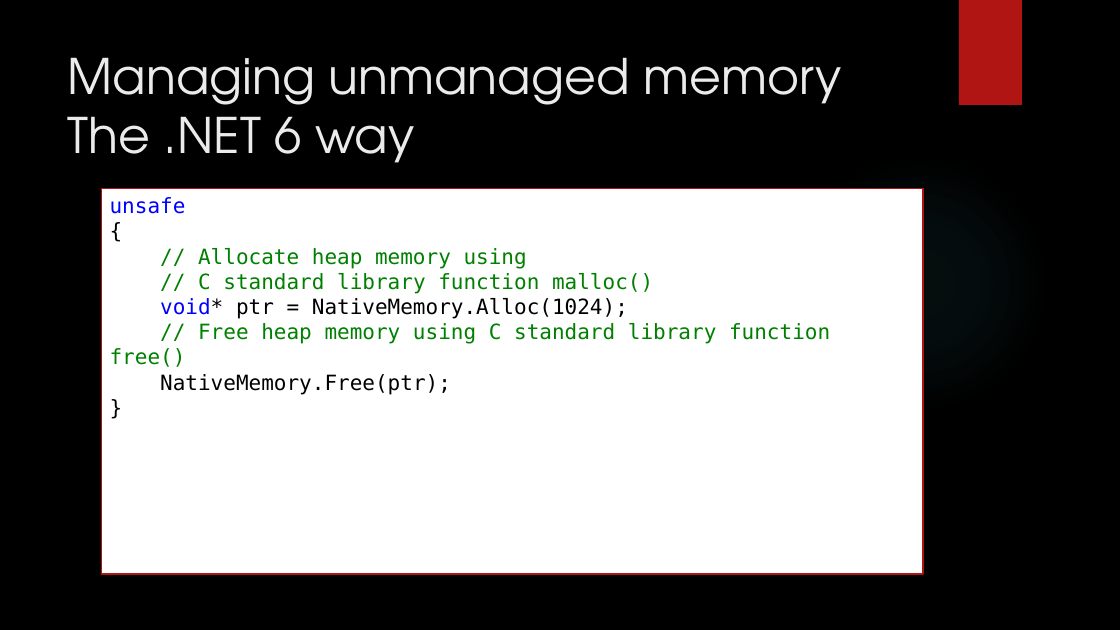
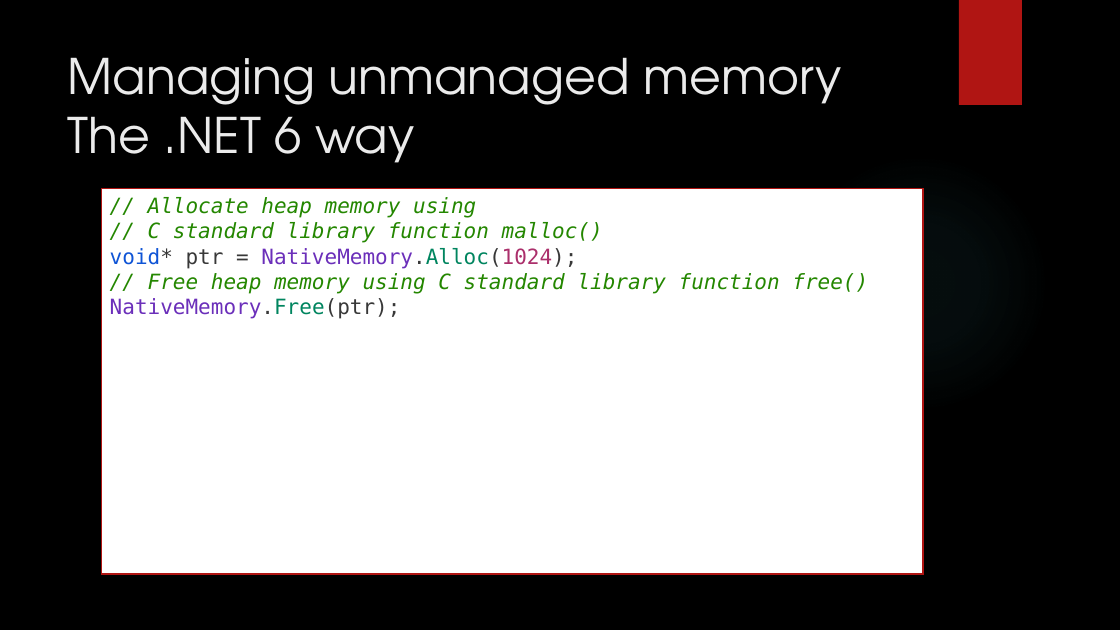
Before and after one commit to dennisdietrich/UnsafeCSharp, a slide deck: slide 18 of doc/Introduction to unsafe C#.pptx (slide 15 before the commit). Drawn at 1120x630 pixels with LibreOffice and Linux fonts; fonts in the diff are those of the drawing; background and template pictures are left out. Boxes give left, top, right and bottom in pixels: in the first picture for what was removed or moved away, otherwise in the second. Text is boxed around its words. In the diff, an @@ line names an element or a change of style, - is before the commit and + after.

```diff
--- a/doc/Introduction to unsafe C#.pptx
+++ b/doc/Introduction to unsafe C#.pptx
@@ text in rectangle at bbox=[110, 197, 186, 214]: paragraphs removed @@
-unsafe
-{
@@ text in rectangle at bbox=[148, 197, 476, 218]: text colour #008000 to #248700, italic on in "// Allocate heap memory using" @@
@@ text in rectangle at bbox=[110, 222, 868, 319]: text changed; text colour #008000 to #248700; italic on @@
-// C standard library function malloc()
-void* ptr = NativeMemory.Alloc(1024);
-// Free heap memory using C standard library function free()
-NativeMemory.Free(ptr);
-}
+// C standard library function malloc()
+void* ptr = NativeMemory.Alloc(1024);
+// Free heap memory using C standard library function free()
+NativeMemory.Free(ptr);
```
Also in this commit, not shown: 21 other slides changed, 7 slides added, 6 other files.
